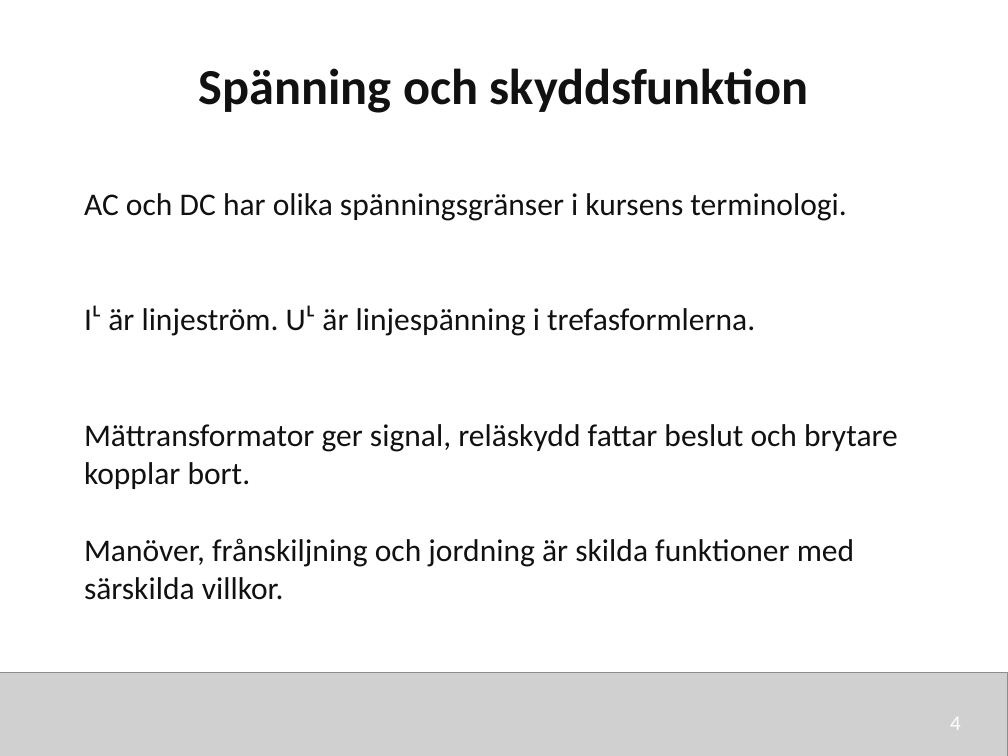
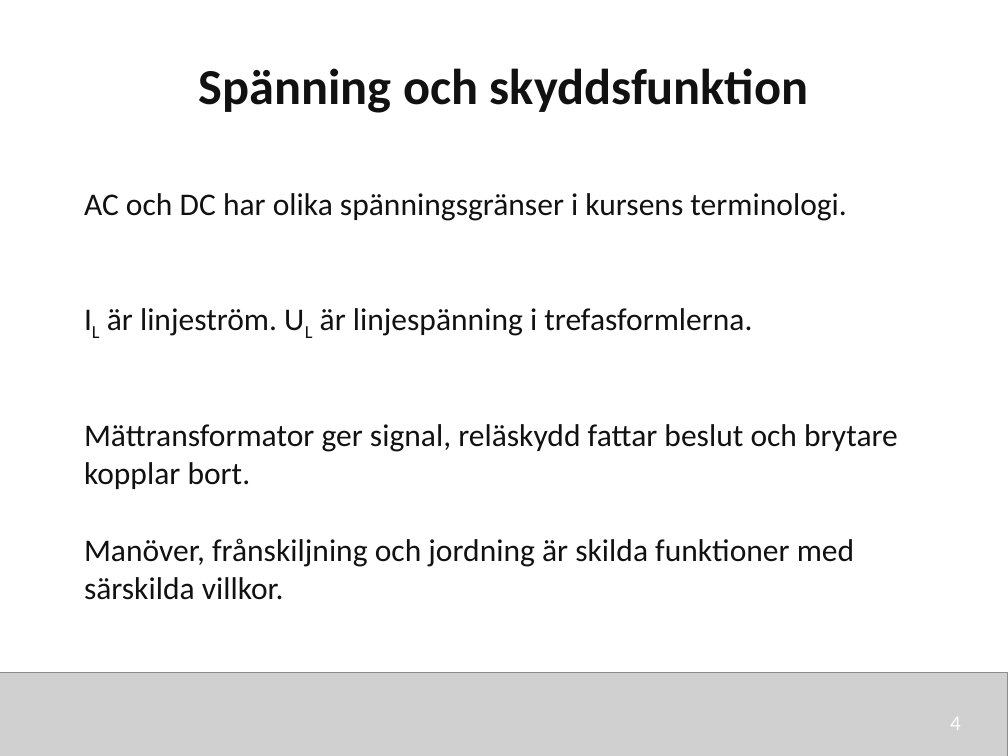
Before and after one commit to nj22az/nj22az.github.io, a slide deck: slide 4 of sjoskolan/vecka-44/aktuell/v44_02_Hogspanningssystem_elev.pptx. Drawn at 1008x756 pixels with LibreOffice and Linux fonts; fonts in the diff are those of the drawing; grey boxes stand for pictures. Boxes give left, top, right and bottom in pixels: in the first picture for what was removed or moved away, otherwise in the second. Text is boxed around its words. In the diff, an @@ line names an element or a change of style, - is before the commit and + after.

```diff
--- a/sjoskolan/vecka-44/aktuell/v44_02_Hogspanningssystem_elev.pptx
+++ b/sjoskolan/vecka-44/aktuell/v44_02_Hogspanningssystem_elev.pptx
@@ text at [107, 308, 752, 336]: text changed @@
-Iᴸ är linjeström. Uᴸ är linjespänning i trefasformlerna.
+IL är linjeström. UL är linjespänning i trefasformlerna.
```
Also in this commit, not shown: 11 other slides changed, 11 other files.
